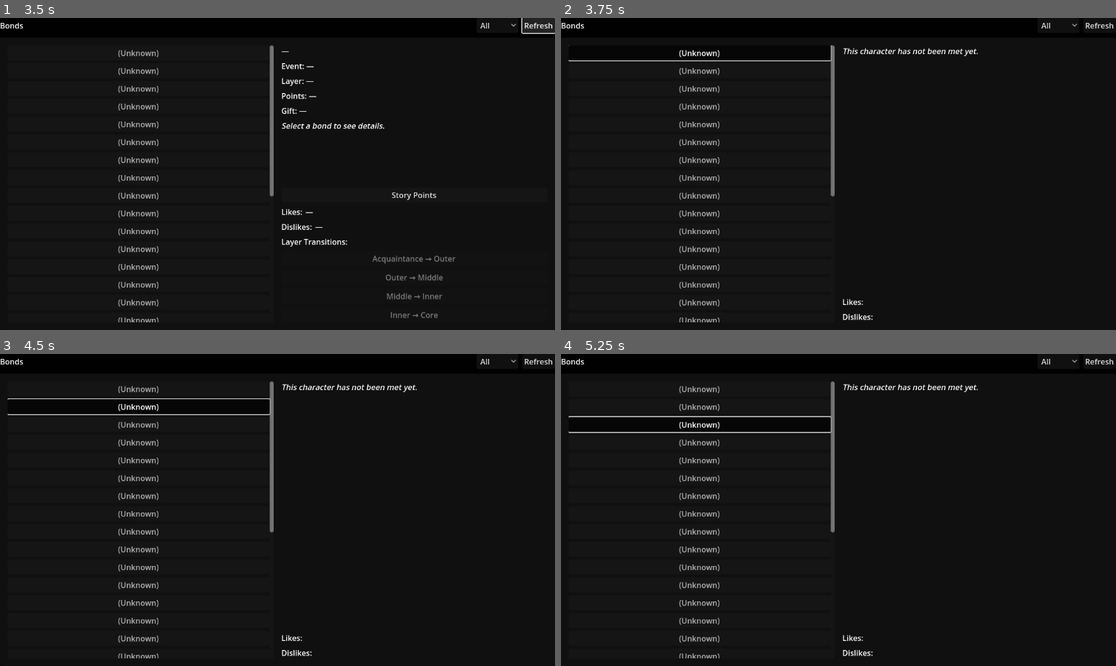
Above: before the commit, frames 1-4 (two rows, left to right).
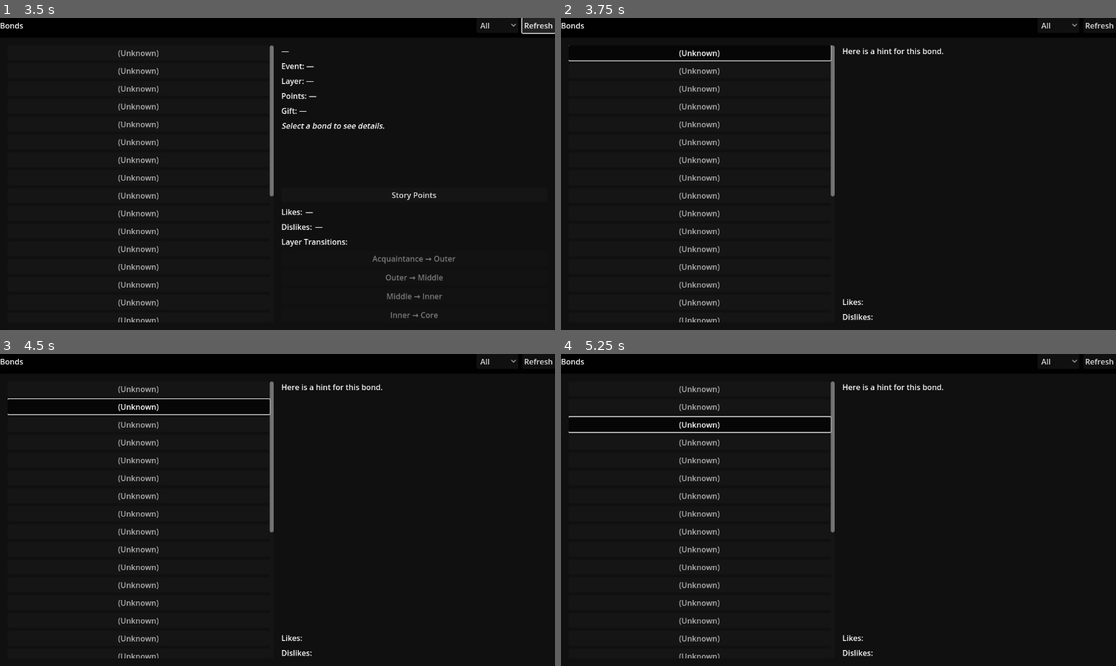
Above: after the commit, the same moments.

Repository: Cristal-Lucina/Psyokin
Game: Godot game, scene res://scenes/main_menu/panels/BondsPanel.tscn
Same seed, same stepped clock (60 frames per second), same inputs: the game is played once before the commit and once after it. This scene is started directly instead of the project's main scene.
Inputs:
- Up to frame 1 (3.5 s): click "Story Points" at 0.5 s; click "Story Points" at 1.25 s; click "All" at 2 s; click "Refresh" at 2.75 s
- Up to frame 2 (3.75 s): click "(Unknown)" at 3.5 s
- Up to frame 3 (4.5 s): click "(Unknown)" at 4.25 s
- Up to frame 4 (5.25 s): click "(Unknown)" at 5 s

Frame 1 is identical in both runs. In frame 2, 0.3% of the frame differs, in the area x 50-76%, y 9-13%; in frame 3, 0.3%; in frame 4, 0.3%.

Commit message:
Fix bond_hint not showing by always reading from CSV
- Modified _bond_def() to always merge CSV data even if system cached
- CSV takes priority for bond_hint field to get latest data
- Added debug prints to troubleshoot hint display
- Ensures bond_hint shows even if CircleBondSystem hasn't reloaded

🤖 Generated with [Claude Code](https://claude.com/claude-code)

Co-Authored-By: Claude <noreply@anthropic.com>

Diff:
--- a/scripts/main_menu/panels/BondsPanel.gd
+++ b/scripts/main_menu/panels/BondsPanel.gd
@@ -398,6 +398,8 @@
 			_desc.visible = true
 			var rec: Dictionary = _bond_def(id)
 			var hint: String = String(rec.get("bond_hint", "")).strip_edges()
+			print("[BondsPanel] Unknown bond '%s' - hint: '%s'" % [id, hint])
+			print("[BondsPanel] Bond def keys: ", rec.keys())
 			if hint != "":
 				_desc.text = hint
 			else:
@@ -531,16 +533,26 @@
 	return (nm if nm != "" else id.capitalize())
 
 func _bond_def(id: String) -> Dictionary:
+	var result: Dictionary = {}
+
+	# Try system first
 	if _sys and _sys.has_method("get_bond_def"):
 		var v: Variant = _sys.call("get_bond_def", id)
 		if typeof(v) == TYPE_DICTIONARY:
-			return (v as Dictionary)
+			result = (v as Dictionary).duplicate()
+
+	# Always check CSV to get bond_hint (and other new fields)
 	var rows: Array[Dictionary] = _read_csv_rows(CSV_FALLBACK)
 	for r in rows:
 		var rec: Dictionary = r
 		if String(rec.get("actor_id","")) == id:
-			return rec
-	return {}
+			# Merge CSV data into result, CSV takes priority for new fields
+			for key in rec.keys():
+				if not result.has(key) or key == "bond_hint":
+					result[key] = rec[key]
+			return result
+
+	return result if not result.is_empty() else {}
 
 # ─────────────────────────────────────────────────────────────
 # Helpers
